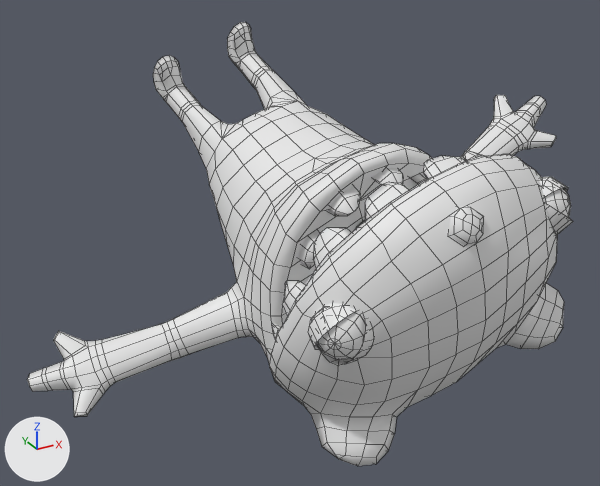
Renders of the FBX model Assets/Animations/Panda/Death/FallingOnSpikes/LedgeFall_Impact_Right.fbx from each side of a commit.
Before and after are seen from a 50 mm lens placed at (-0.73, -2.369, 0.561), pointed at (0.061, -0.932, -0.158). The axes (+X, +Y, +Z) are drawn at lower left. The lights are the same throughout. Mesh edges are drawn as thin lines. Materials are left out; every surface is plain grey. Where no turn or scale is listed for an object, it has been applied to the vertices.

In view in the first picture: 'PandaOptimized_RC1:Panda'.
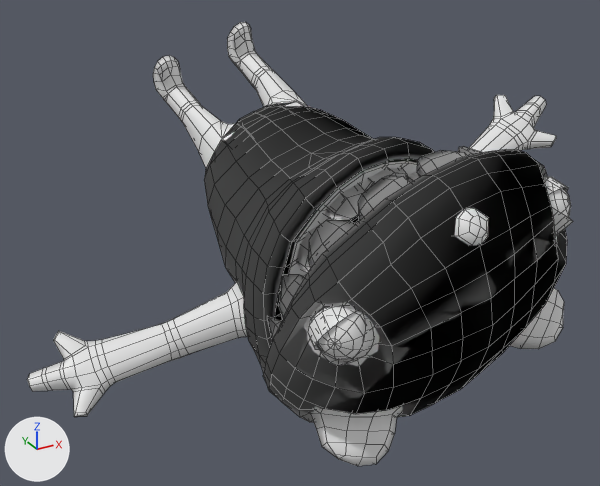
Boxes (x1, y1, x2, y2) around the edits, measured in the pictures (600 x 486 px):
'PandaOptimized_RC1:Outline', added
    after: (204, 103, 567, 422)
'PandaOptimized_RC1:Teeth_Outline', added
    after: (267, 146, 482, 339)
'PandaOptimized_RC1:Panda', unchanged, covered by the edit
    both: (27, 22, 573, 466)

Patch to the scene script:
```diff
--- a/Assets/Animations/Panda/Death/FallingOnSpikes/LedgeFall_Impact_Right.fbx.py
+++ b/Assets/Animations/Panda/Death/FallingOnSpikes/LedgeFall_Impact_Right.fbx.py
@@ me_mesh_002 @@
+me_mesh_002.from_pydata(...)  # 246 vertices, 190 faces; spans x -0.176..0.386, y -0.899..-0.524, z -0.463..-0.007
@@ me_mesh_001 @@
+me_mesh_001.from_pydata(...)  # 563 vertices, 554 faces; spans x -0.214..0.439, y -0.991..-0.143, z -0.595..0.001
@@ ob_pandaoptimized_rc1_teeth_outline @@
+ob_pandaoptimized_rc1_teeth_outline = bpy.data.objects.new('PandaOptimized_RC1:Teeth_Outline', me_mesh_002)
+ob_pandaoptimized_rc1_teeth_outline.location = (0.048, -0.47, 0.139)
@@ ob_pandaoptimized_rc1_outline @@
+ob_pandaoptimized_rc1_outline = bpy.data.objects.new('PandaOptimized_RC1:Outline', me_mesh_001)
+ob_pandaoptimized_rc1_outline.location = (0.046, -0.468, 0.14)
```
